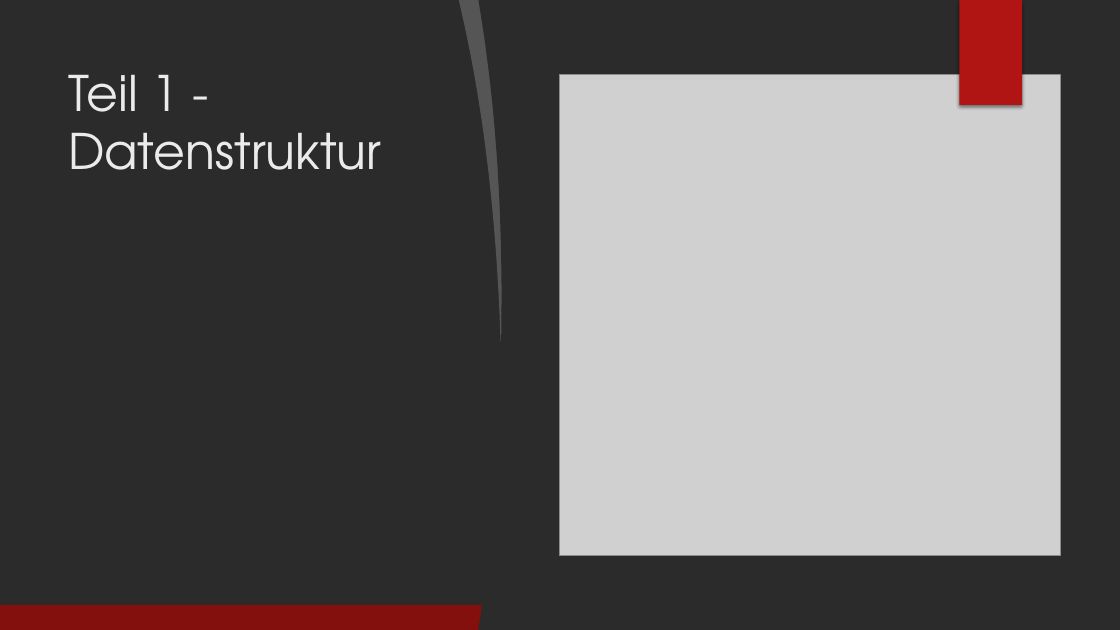
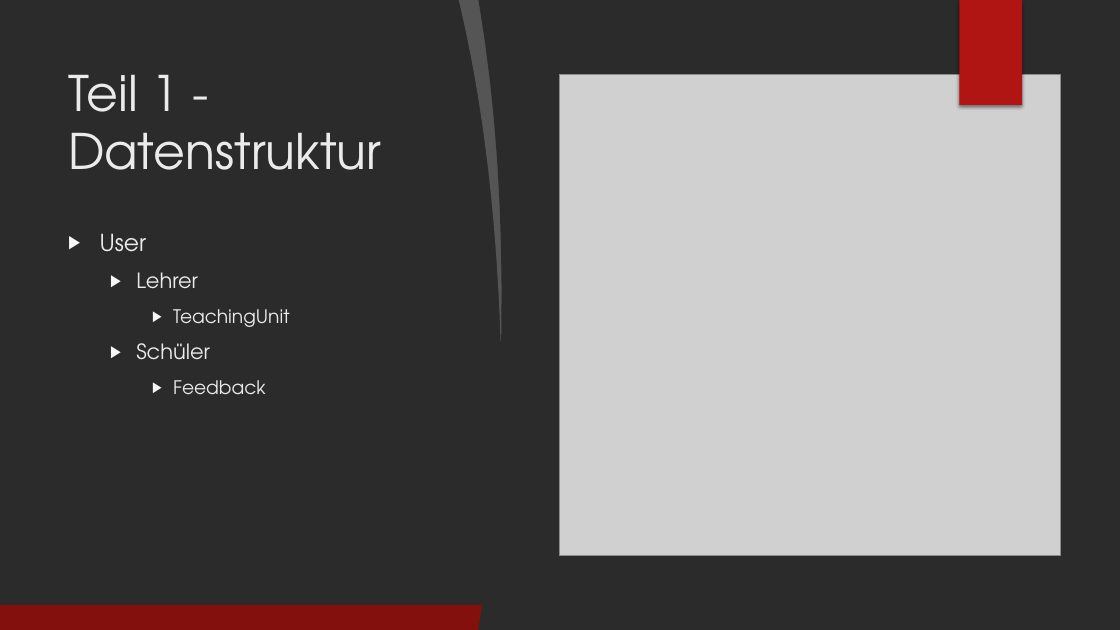
Before and after one commit to jfuerlinger/htl-da-2021_22-feedback-app, a slide deck: slide 7 of Praesentation/Praesentation_Diplomarbeit_FeedbackApp.pptx. Drawn at 1120x630 pixels with LibreOffice and Linux fonts; fonts in the diff are those of the drawing; grey boxes stand for pictures; background and template pictures are left out; a plain dark background stands for a picture behind light text. Boxes give left, top, right and bottom in pixels: in the first picture for what was removed or moved away, otherwise in the second. Text is boxed around its words. In the diff, an @@ line names an element or a change of style, - is before the commit and + after.

```diff
--- a/Praesentation/Praesentation_Diplomarbeit_FeedbackApp.pptx
+++ b/Praesentation/Praesentation_Diplomarbeit_FeedbackApp.pptx
@@ text added at [100, 233, 290, 395], 16 pt, text #EBEBEB @@
+▶ User
+  ▶ Lehrer
+    ▶ TeachingUnit
+  ▶ Schüler
+    ▶ Feedback
```
